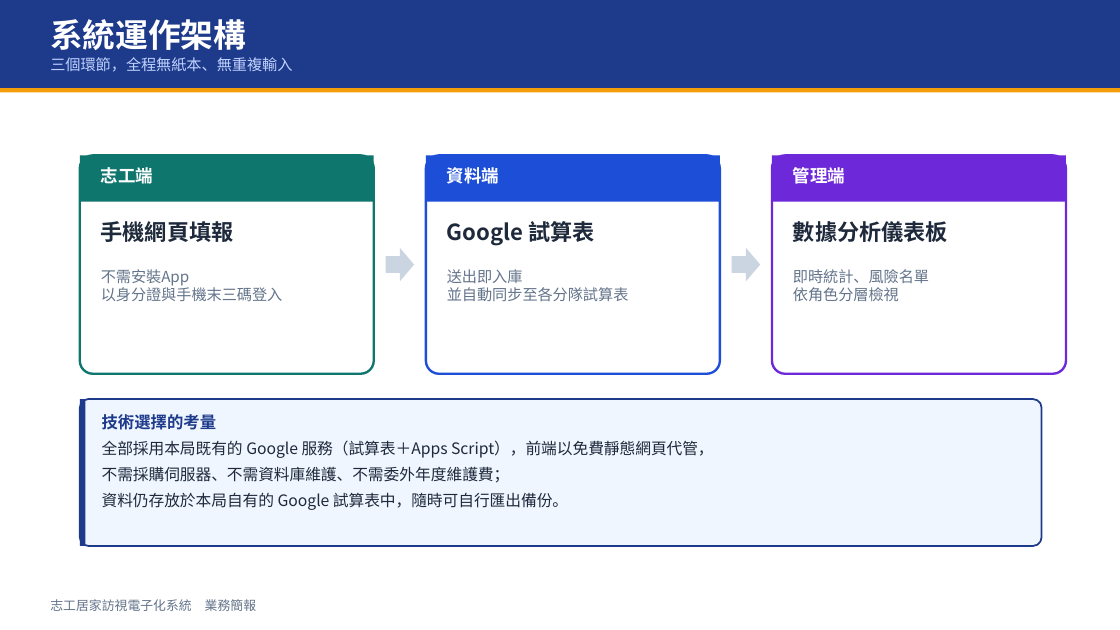
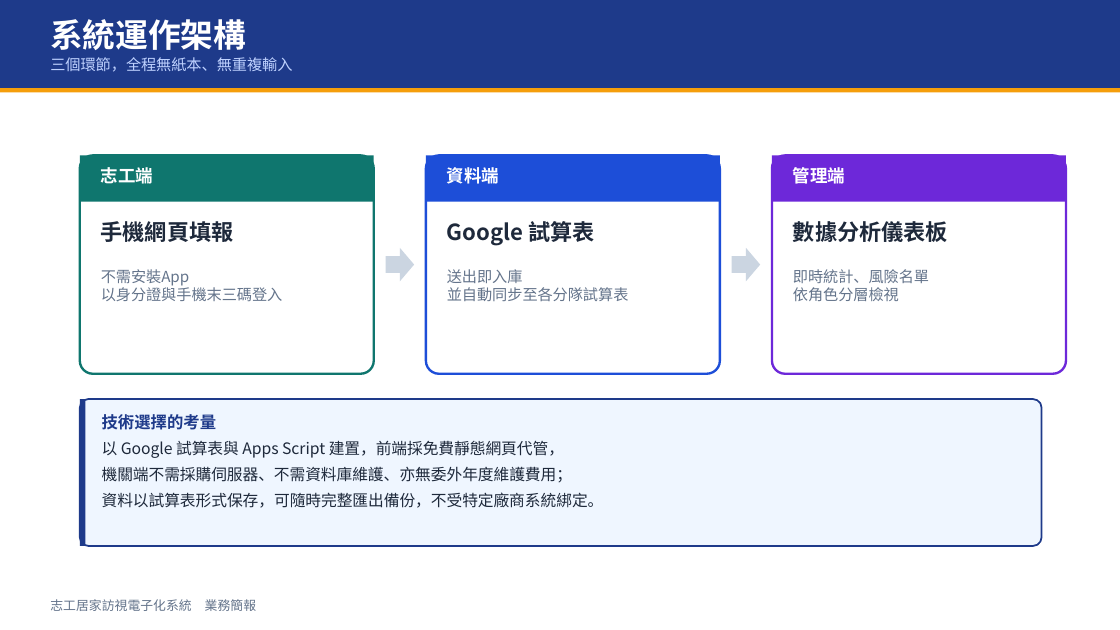
Before and after one commit to nttc5405-a11y/volunteer-visit-app, a slide deck: slide 4 of docs/志工訪視系統_業務簡報.pptx. Drawn at 1120x630 pixels with LibreOffice and Linux fonts; fonts in the diff are those of the drawing. Boxes give left, top, right and bottom in pixels: in the first picture for what was removed or moved away, otherwise in the second. Text is boxed around its words. In the diff, an @@ line names an element or a change of style, - is before the commit and + after.

```diff
--- a/docs/志工訪視系統_業務簡報.pptx
+++ b/docs/志工訪視系統_業務簡報.pptx
@@ text at box(102, 440, 604, 508): text changed @@
-全部採用本局既有的 Google 服務（試算表＋Apps Script），前端以免費靜態網頁代管，
-不需採購伺服器、不需資料庫維護、不需委外年度維護費；
-資料仍存放於本局自有的 Google 試算表中，隨時可自行匯出備份。
+以 Google 試算表與 Apps Script 建置，前端採免費靜態網頁代管，
+機關端不需採購伺服器、不需資料庫維護、亦無委外年度維護費用；
+資料以試算表形式保存，可隨時完整匯出備份，不受特定廠商系統綁定。
```
Also in this commit, not shown: 2 other slides changed, 1 slide added, 1 other file.
